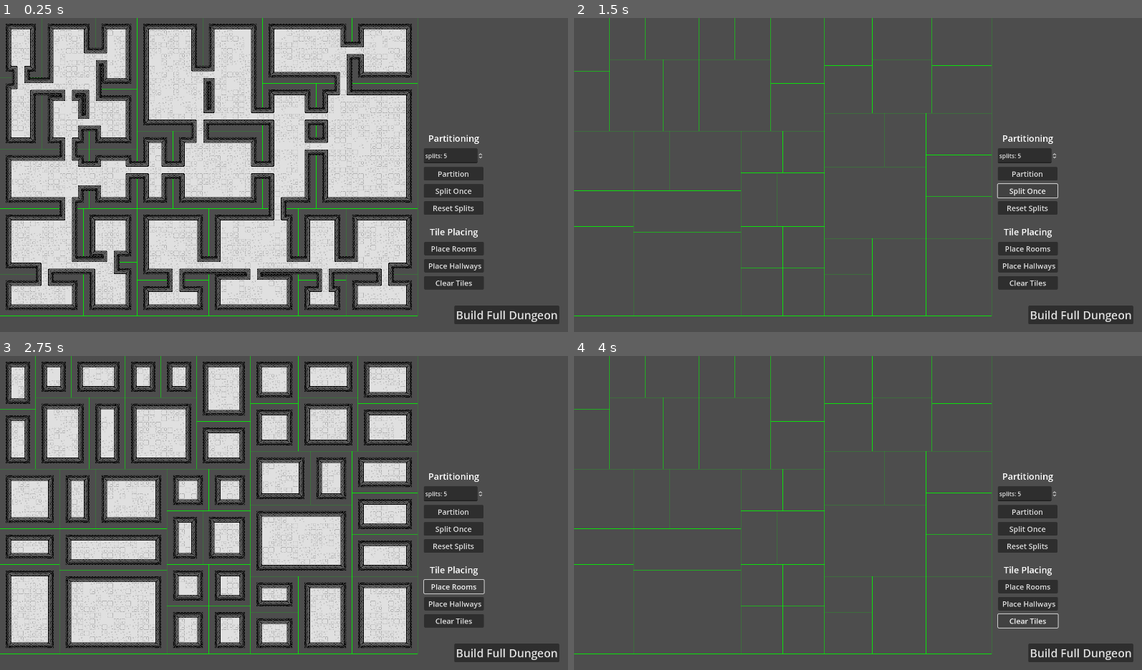
Above: before the commit, frames 1-4 (two rows, left to right).
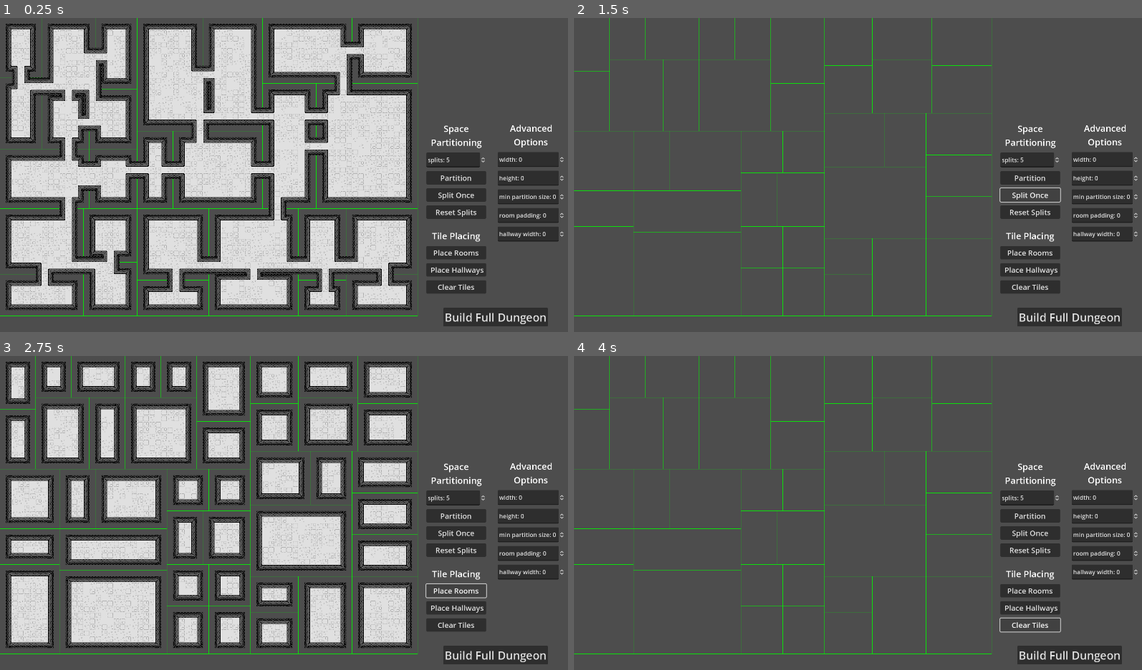
Above: after the commit, the same moments.

Repository: IanLum/Procedural-Dungeon-Generation
Game: Godot game, scene res://main.tscn
The game is run twice, just before and just after one commit, with the same random seed, the same clock (stepped at 60 frames per second) and the same inputs.
Inputs:
- Up to frame 1 (0.25 s): no input
- Up to frame 2 (1.5 s): click "Partition" at 0.5 s; click "Split Once" at 1.25 s
- Up to frame 3 (2.75 s): click "Place Rooms" at 2 s
- Up to frame 4 (4 s): click "Place Hallways" at 2.75 s; click "Clear Tiles" at 3.5 s

The runs differ from the first frame. In frame 1, 6.3% of the frame differs, in the area x 74-100%, y 33-99%; in frame 2, 6.1%; in frame 3, 6.1%; in frame 4, 6.2%.

Commit message:
add advanced options spin boxes

Diff:
--- a/main.tscn
+++ b/main.tscn
@@ -11,16 +11,17 @@
 [node name="CanvasLayer" type="CanvasLayer" parent="."]
 
 [node name="SpacePartitioning" type="VBoxContainer" parent="CanvasLayer"]
-offset_left = 1136.0
-offset_top = 306.0
-offset_right = 1296.0
-offset_bottom = 531.0
+offset_left = 1143.0
+offset_top = 280.0
+offset_right = 1303.0
+offset_bottom = 542.0
 theme_override_constants/separation = 10
 
 [node name="Label" type="Label" parent="CanvasLayer/SpacePartitioning"]
 layout_mode = 2
 theme_override_font_sizes/font_size = 24
-text = "Partitioning"
+text = "Space
+Partitioning"
 horizontal_alignment = 1
 
 [node name="NumSplits" type="SpinBox" parent="CanvasLayer/SpacePartitioning"]
@@ -45,10 +46,10 @@
 text = "Reset Splits"
 
 [node name="TilePlacing" type="VBoxContainer" parent="CanvasLayer"]
-offset_left = 1137.0
-offset_top = 557.0
-offset_right = 1297.0
-offset_bottom = 732.0
+offset_left = 1143.0
+offset_top = 568.0
+offset_right = 1303.0
+offset_bottom = 743.0
 theme_override_constants/separation = 10
 
 [node name="Label" type="Label" parent="CanvasLayer/TilePlacing"]
@@ -72,16 +73,55 @@
 theme_override_font_sizes/font_size = 20
 text = "Clear Tiles"
 
+[node name="Advanced" type="VBoxContainer" parent="CanvasLayer"]
+offset_left = 1334.0
+offset_top = 279.0
+offset_right = 1514.0
+offset_bottom = 603.0
+theme_override_constants/separation = 10
+
+[node name="Label" type="Label" parent="CanvasLayer/Advanced"]
+layout_mode = 2
+theme_override_font_sizes/font_size = 24
+text = "Advanced
+Options"
+horizontal_alignment = 1
+
+[node name="Width" type="SpinBox" parent="CanvasLayer/Advanced"]
+custom_minimum_size = Vector2(0, 40)
+layout_mode = 2
+prefix = "width:"
+
+[node name="Height" type="SpinBox" parent="CanvasLayer/Advanced"]
+custom_minimum_size = Vector2(0, 40)
+layout_mode = 2
+prefix = "height:"
+
+[node name="MinPartitionSize" type="SpinBox" parent="CanvasLayer/Advanced"]
+custom_minimum_size = Vector2(0, 40)
+layout_mode = 2
+prefix = "min partition size:"
+
+[node name="RoomPadding" type="SpinBox" parent="CanvasLayer/Advanced"]
+custom_minimum_size = Vector2(0, 40)
+layout_mode = 2
+prefix = "room padding:"
+
+[node name="HallwayWidth" type="SpinBox" parent="CanvasLayer/Advanced"]
+custom_minimum_size = Vector2(0, 40)
+layout_mode = 2
+prefix = "hallway width:"
+
 [node name="Reroll" type="Button" parent="CanvasLayer"]
 anchors_preset = 3
 anchor_left = 1.0
 anchor_top = 1.0
 anchor_right = 1.0
 anchor_bottom = 1.0
-offset_left = -317.0
-offset_top = -92.0
-offset_right = -37.0
-offset_bottom = -42.0
+offset_left = -347.0
+offset_top = -86.0
+offset_right = -67.0
+offset_bottom = -36.0
 grow_horizontal = 0
 grow_vertical = 0
 theme_override_font_sizes/font_size = 30
